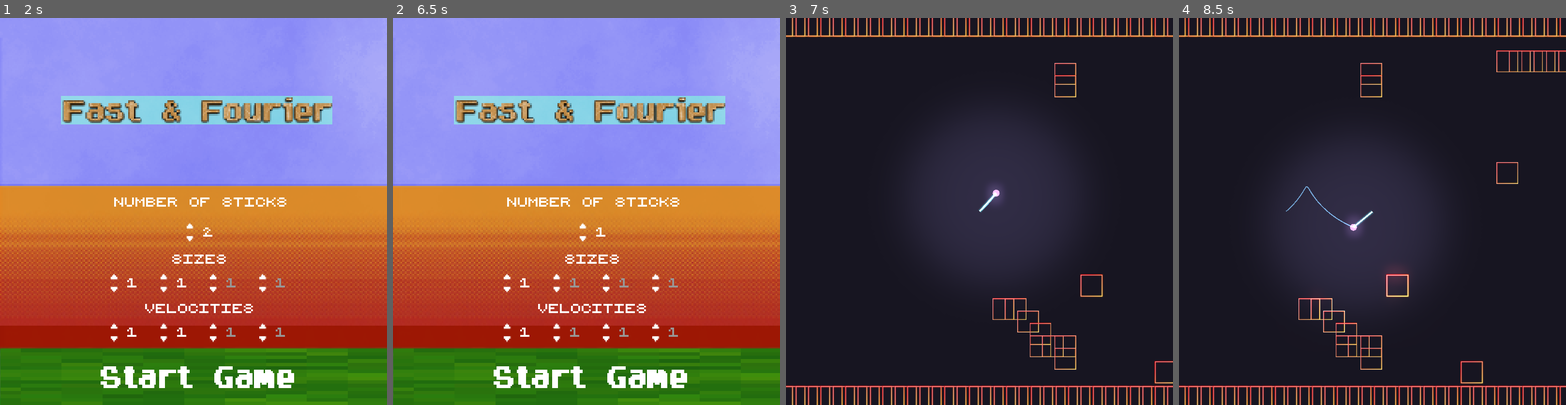
Above: before the commit, frames 1-4 (left to right).
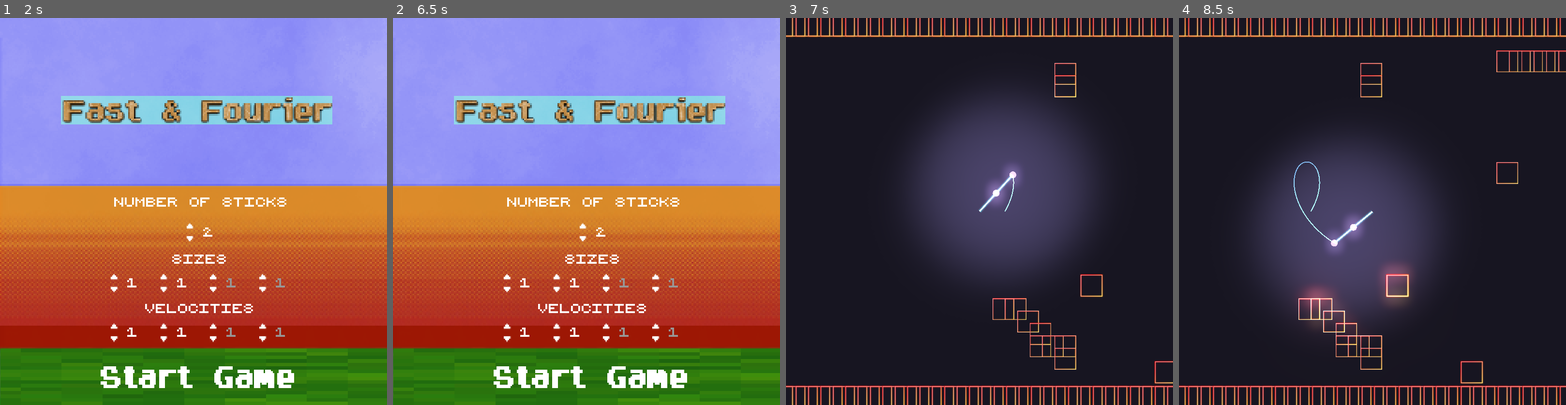
Above: after the commit, the same moments.

Repository: fyodordev/fourier-game
Game: Godot game, scene res://scenes/start_screen/titlescreen.tscn
The game is run twice, just before and just after one commit, with the same random seed, the same clock (stepped at 60 frames per second) and the same inputs.
Inputs (mouse positions are in pixels of both pictures, inside the frame that each line leads up to):
- Up to frame 1 (2 s): click (189, 238) at 0.52 s; click (189, 226) at 1.27 s
- Up to frame 2 (6.5 s): click (590, 377) at 2 s
- Up to frame 3 (7 s): click (983, 377) at 6.5 s
- Up to frame 4 (8.5 s): no input

Frame 1 is identical in both runs. In frame 2, less than 0.1% of the frame differs, in the area x 45-55%, y 54-83%; in frame 3, 10%; in frame 4, 12%, in the area x 22-61%, y 37-86%.

Commit message:
Titlescreen now remebers parameters

Diff:
--- a/scenes/main/global.gd
+++ b/scenes/main/global.gd
@@ -1,9 +1,9 @@
 extends Node
 
 #just some test values, number of sticks, speeds and lengths of sticks
-var number_of_sticks = 4
-var speeds = [1,2,6,-3]
-var lengths = [2,-1,1,3]
+var number_of_sticks = 1
+var speeds = [1,1,1,1]
+var lengths = [1,1,1,1]
 #var move = true
 func _ready():
 	pass # Replace with function body.
--- a/scenes/start_screen/titlescreen.gd
+++ b/scenes/start_screen/titlescreen.gd
@@ -13,6 +13,7 @@
 		get_node("Vel/Node2D%s"%get_node("Label/number_sticks").text).boool=false
 		get_node("Siz/Node2D%s"%get_node("Label/number_sticks").text).boool=false
 		get_node("Label/number_sticks").text=str(int(get_node("Label/number_sticks").text)-1)
+		global.number_of_sticks-=1
 	pass
 func _on_number_up_pressed():
 	print(int(get_node("Label/number_sticks").text))
@@ -20,14 +21,23 @@
 		get_node("Label/number_sticks").text=str(int(get_node("Label/number_sticks").text)+1)
 		get_node("Vel/Node2D%s"%get_node("Label/number_sticks").text).boool=true
 		get_node("Siz/Node2D%s"%get_node("Label/number_sticks").text).boool=true
+		global.number_of_sticks+=1
+	print("YESS BABY")
+	pass
+func _ready():
+	for i in range(global.number_of_sticks):
+		get_node("Vel/Node2D%s"%(i+1)).boool=true
+		get_node("Siz/Node2D%s"%(i+1)).boool=true
+		get_node("Label/number_sticks").text=str(global.number_of_sticks)
+	for i in range(global.number_of_sticks):
+		get_node("Vel/Node2D%s/number_sticks"%(i+1)).text=str(global.speeds[i])
+		get_node("Siz/Node2D%s/number_sticks"%(i+1)).text=str(global.lengths[i])
 	pass
 
 func _physics_process(delta):
+	get_node("Sprite/AnimationPlayer").play("grass")
 	#var placeholder="Node2D%s"
-	get_node("Vel/Node2D1").boool=true
-	get_node("Siz/Node2D1").boool=true
-	get_node("Sprite/AnimationPlayer").play("grass")
-	pass
+
 
 func _on_StartGameSprite_pressed():
 	global.number_of_sticks=int(get_node("Label/number_sticks").text)
